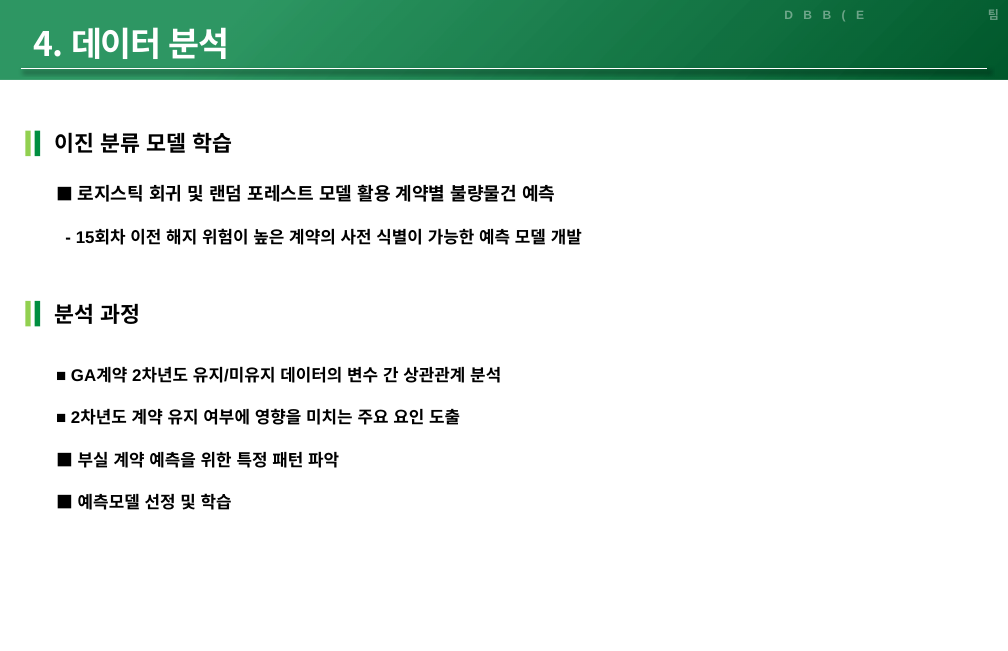
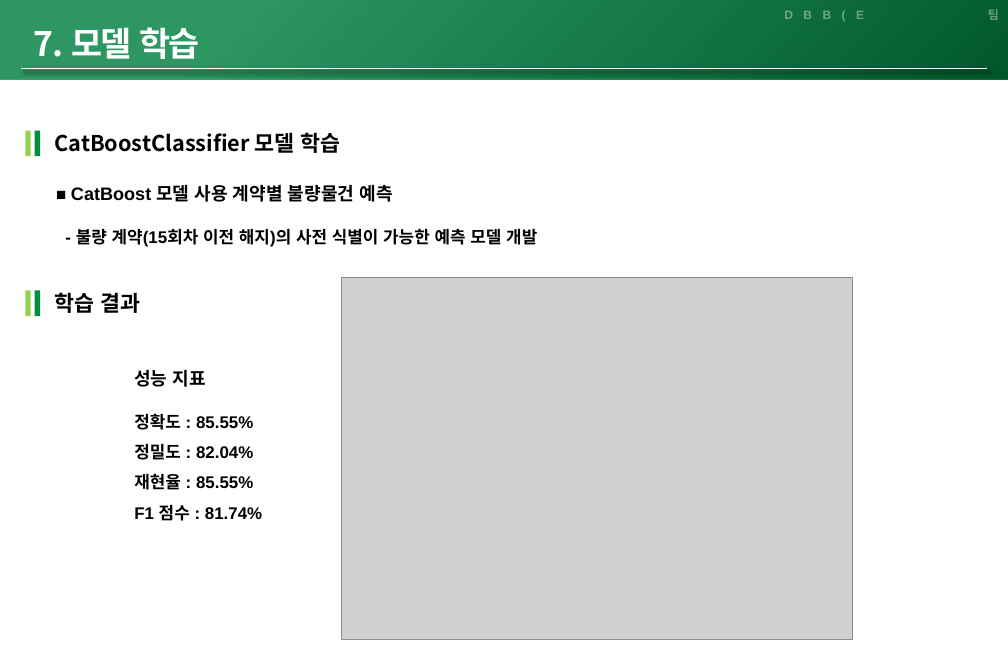
Before and after one commit to dhlee23/DBB-Expert, a slide deck: slide 12 of db_notes/'24년 DBB Expert 3팀 프로젝트 발표자료_V3.pptx (slide 7 before the commit). Drawn at 1008x651 pixels with LibreOffice and Linux fonts; fonts in the diff are those of the drawing; grey boxes stand for pictures. Boxes give left, top, right and bottom in pixels: in the first picture for what was removed or moved away, otherwise in the second. Text is boxed around its words. In the diff, an @@ line names an element or a change of style, - is before the commit and + after.

```diff
--- a/db_notes/'24년 DBB Expert 3팀 프로젝트 발표자료_V3.pptx
+++ b/db_notes/'24년 DBB Expert 3팀 프로젝트 발표자료_V3.pptx
@@ text at box(34, 27, 200, 59): text changed @@
-4. 데이터 분석
+7. 모델 학습
@@ text at box(54, 132, 341, 153): text changed @@
-이진 분류 모델 학습
+CatBoostClassifier 모델 학습
@@ text at box(71, 185, 537, 247): text changed @@
-■ 로지스틱 회귀 및 랜덤 포레스트 모델 활용 계약별 불량물건 예측
-- 15회차 이전 해지 위험이 높은 계약의 사전 식별이 가능한 예측 모델 개발
+■ CatBoost 모델 사용 계약별 불량물건 예측
+- 불량 계약(15회차 이전 해지)의 사전 식별이 가능한 예측 모델 개발
@@ rectangle: place and size @@
-rectangle at box(25, 301, 30, 327)
+rectangle at box(25, 291, 30, 317)
@@ rectangle: place and size @@
-rectangle at box(35, 301, 40, 327)
+rectangle at box(35, 291, 40, 317)
@@ text at box(54, 292, 140, 313): text changed @@
-분석 과정
+학습 결과
@@ picture added at box(341, 277, 852, 638) @@
@@ text removed at box(71, 366, 501, 510) @@
-■ GA계약 2차년도 유지/미유지 데이터의 변수 간 상관관계 분석
-■ 2차년도 계약 유지 여부에 영향을 미치는 주요 요인 도출
-■ 부실 계약 예측을 위한 특정 패턴 파악
-■ 예측모델 선정 및 학습
@@ text added at box(134, 370, 262, 521), 14 pt, text #000000, bold @@
+성능 지표
+정확도 : 85.55%
+정밀도 : 82.04%
+재현율 : 85.55%
+F1 점수 : 81.74%
```
Also in this commit, not shown: 8 other slides changed, 7 slides added.
